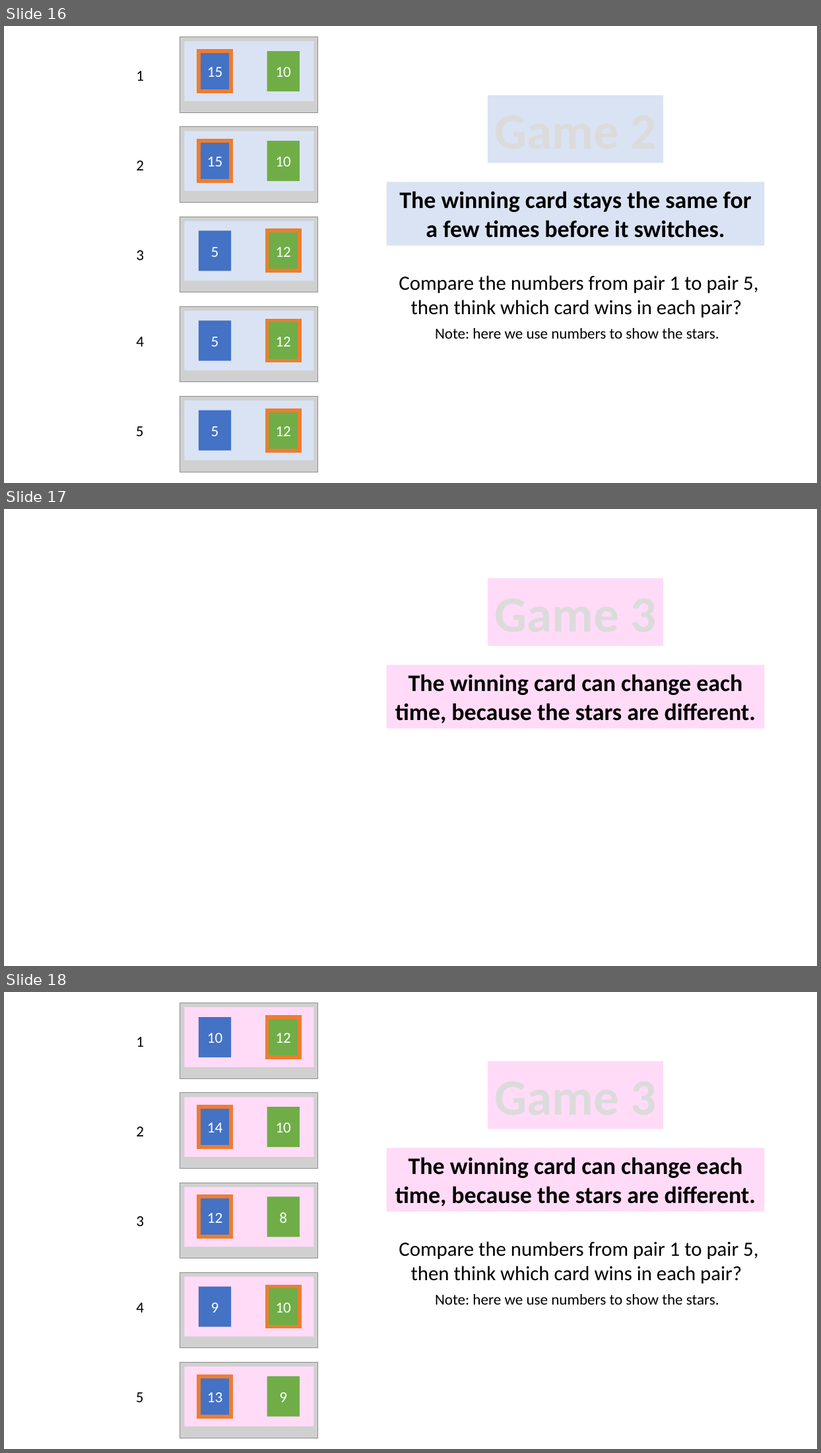
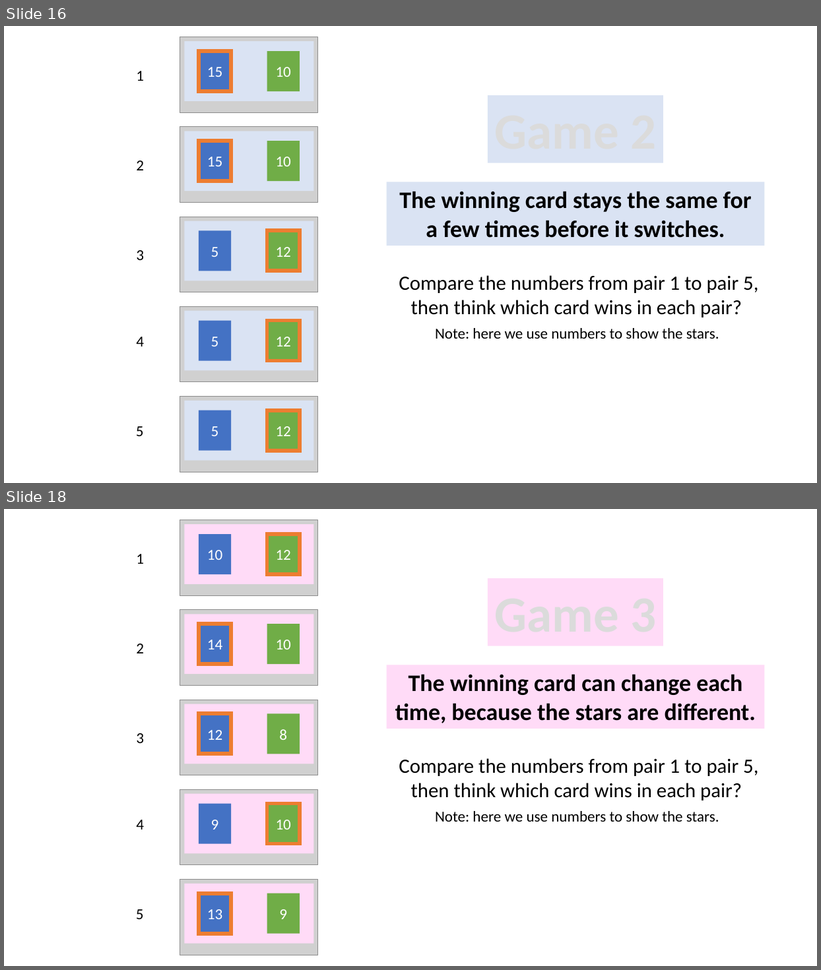
Before and after one commit to LillianXu2019/LUX-RL, a slide deck: images/task_instructions_lux.pptx. Shown one above the other, each under a label of ours: slides 16, 17 and 18 before the commit, slides 16 and 18 after it; the slides between them are not shown. The pictures are 821x1453 and 821x970 pixels, drawn with LibreOffice and Linux fonts; fonts in the diff are those of the drawing; grey boxes stand for pictures. Boxes give left, top, right and bottom in pixels: in the first picture for what was removed or moved away, otherwise in the second. Text is boxed around its words. In the diff, an @@ line names an element or a change of style, - is before the commit and + after.

```diff
--- a/images/task_instructions_lux.pptx
+++ b/images/task_instructions_lux.pptx
@@ slide 17 removed at (4,509,817,966), background #FFFFFF @@
@@ rectangle removed at (488,578,663,646) @@
@@ rectangle removed at (386,665,765,729) @@
-The winning card can change each time, because the stars are different.
```
Also in this commit, not shown: 3 slides added, 2 other slides removed, 12 other files.
